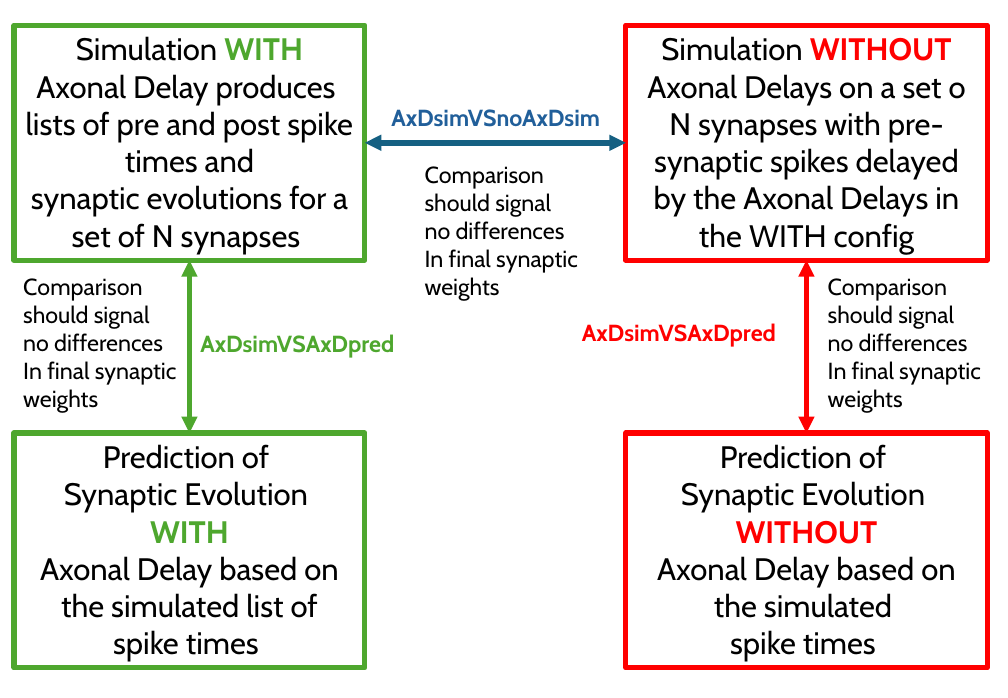
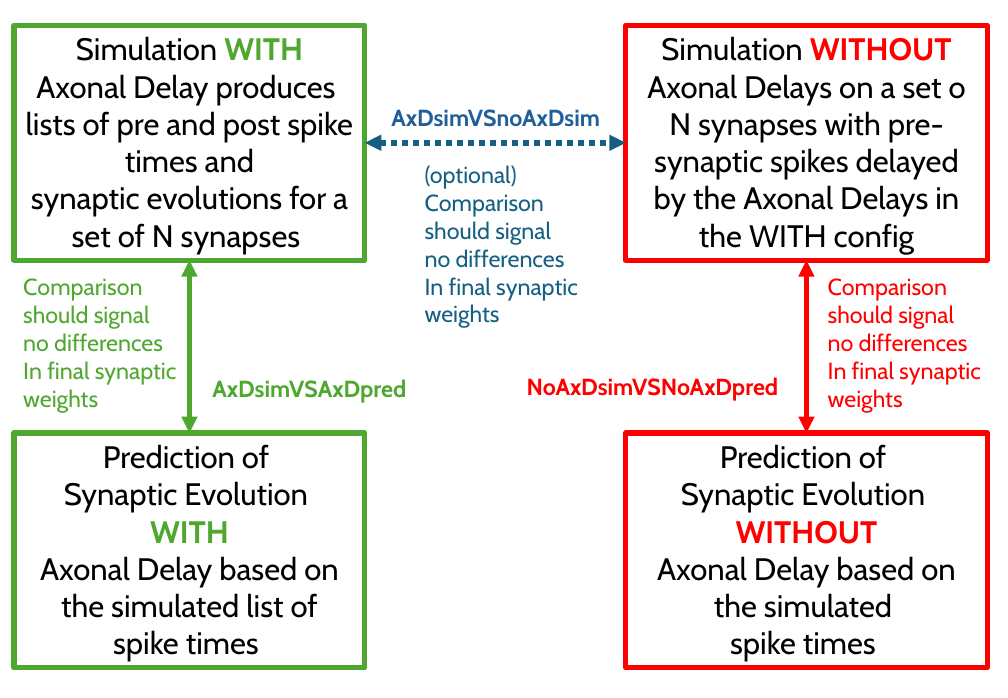
Before and after one commit to APE-group/AxonalDelayTest, a slide deck: slide 1 of AxDelTest.pptx. Drawn at 1008x698 pixels with LibreOffice and Linux fonts; fonts in the diff are those of the drawing. Boxes give left, top, right and bottom in pixels: in the first picture for what was removed or moved away, otherwise in the second. Text is boxed around its words. In the diff, an @@ line names an element or a change of style, - is before the commit and + after.

Commit message:
specified optional sim to sim and corrected a typo

```diff
--- a/AxDelTest.pptx
+++ b/AxDelTest.pptx
@@ double arrow (365, 142) - (626, 142): stroke #156082 4.25 pt to #156082 4.25 pt dashed @@
@@ text at [425,165,544,217]: text changed; text colour #000000 to #156082 @@
-Comparison
+(optional) Comparison
@@ text at [425,221,578,328]: text colour #000000 to #156082 in "should signal", "no differences", "In final synaptic", "weights" @@
@@ text "Comparison" at [23,278,177,413]: text colour #000000 to #4EA72E @@
@@ text "Comparison" at [828,278,981,413]: text colour #000000 to #FF0000 @@
@@ text "AxDsimVSAxDpred": place and size @@
-text "AxDsimVSAxDpred" at [200,334,394,358]
+text "AxDsimVSAxDpred" at [212,379,406,403]
@@ text at [527,377,779,401]: text changed @@
-AxDsimVSAxDpred
+NoAxDsimVSNoAxDpred
```
Also in this commit, not shown: 1 other file.
